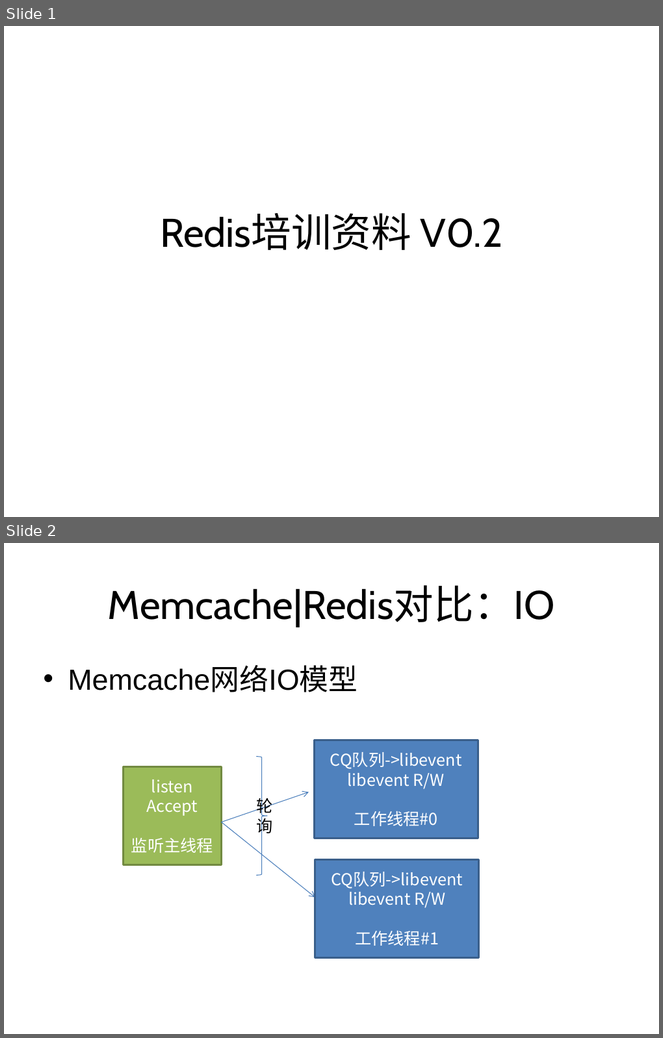
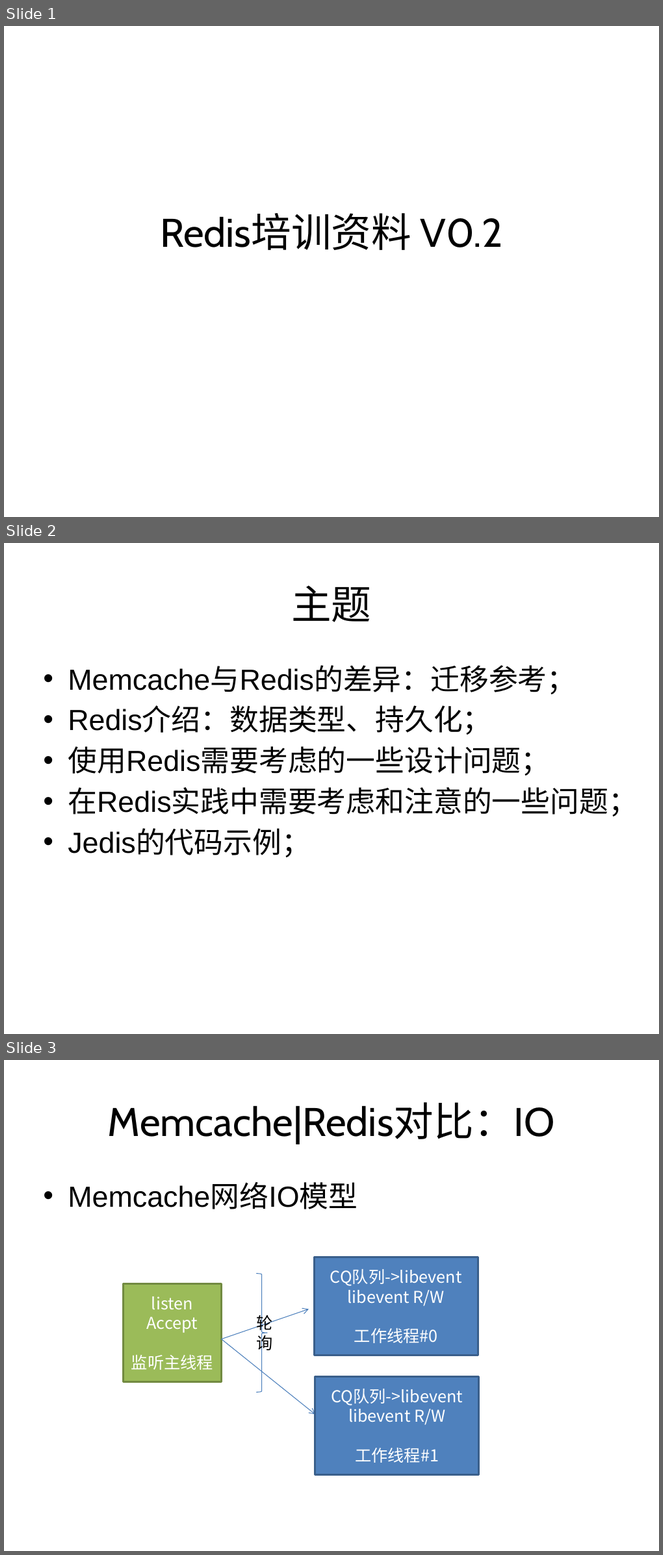
Before and after one commit to junjiemars/jrd, a slide deck: doc/Redis-培训资料.pptx. Shown one above the other, each under a label of ours: slides 1 and 2 before the commit, slides 1, 2 and 3 after it. The pictures are 663x1038 and 663x1555 pixels, drawn with LibreOffice and Linux fonts; fonts in the diff are those of the drawing. Boxes give left, top, right and bottom in pixels: in the first picture for what was removed or moved away, otherwise in the second. Text is boxed around its words. In the diff, an @@ line names an element or a change of style, - is before the commit and + after.

```diff
--- a/doc/Redis-培训资料.pptx
+++ b/doc/Redis-培训资料.pptx
@@ slide 2 added at (4, 543, 659, 1034), background #FFFFFF @@
@@ title added at (291, 585, 371, 622), 44 pt, text #000000 @@
+主题
@@ text added at (68, 667, 638, 858), 32 pt, text #000000 @@
+• Memcache与Redis的差异：迁移参考；
+• Redis介绍：数据类型、持久化；
+• 使用Redis需要考虑的一些设计问题；
+• 在Redis实践中需要考虑和注意的一些问题；
+• Jedis的代码示例；
@@ what was slide 2 is now slide 3 @@
```
